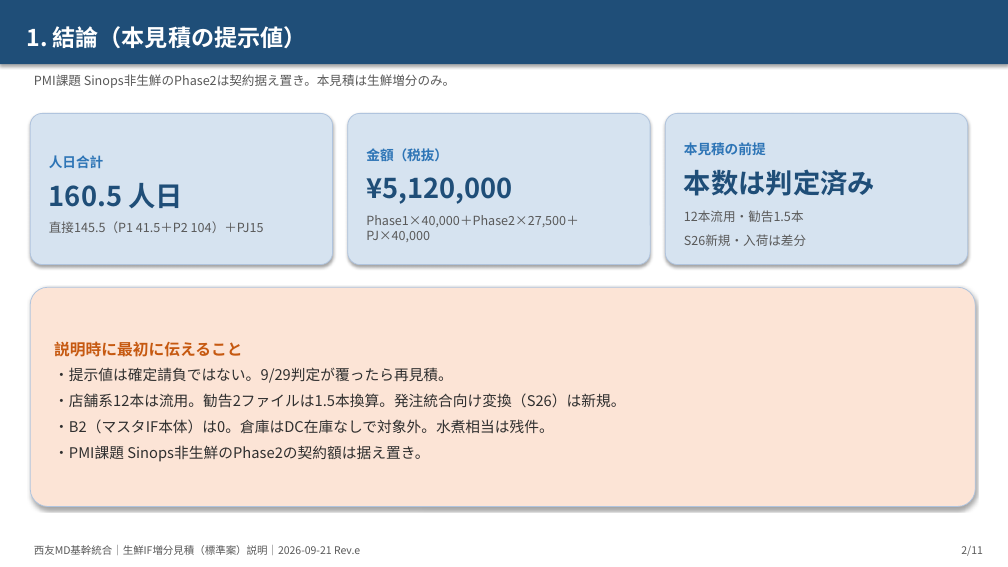
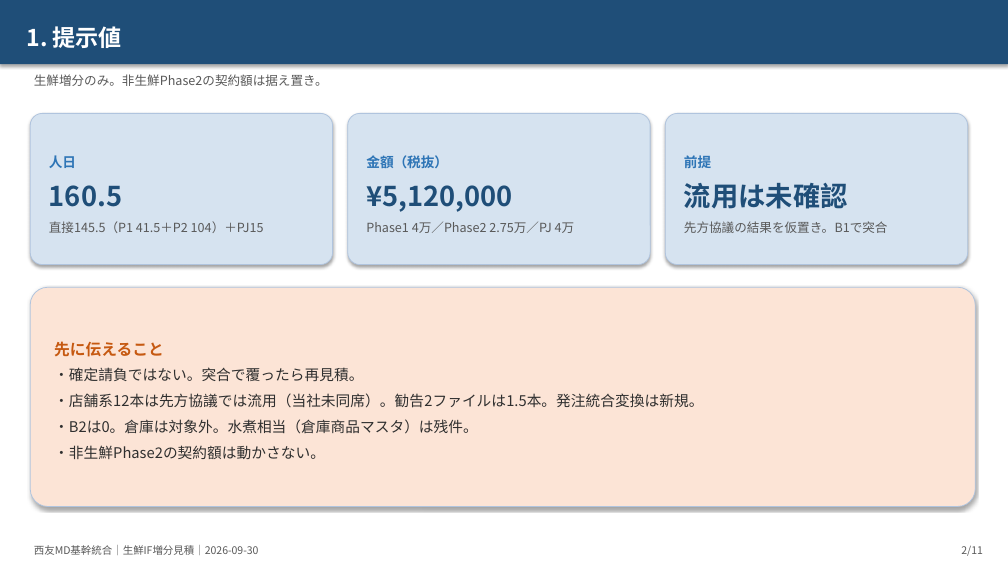
Before and after one commit to ZangPengshi-TREC/Zang_TreC, a slide deck: slide 2 of PMI/Sinops/phase2-detail-design/sources/20260921-生鮮IF増分見積/【説明】生鮮IF増分_標準案見積_リスク着眼_20260921.pptx. Drawn at 1008x567 pixels with LibreOffice and Linux fonts; fonts in the diff are those of the drawing. Boxes give left, top, right and bottom in pixels: in the first picture for what was removed or moved away, otherwise in the second. Text is boxed around its words. In the diff, an @@ line names an element or a change of style, - is before the commit and + after.

```diff
--- a/PMI/Sinops/phase2-detail-design/sources/20260921-生鮮IF増分見積/【説明】生鮮IF増分_標準案見積_リスク着眼_20260921.pptx
+++ b/PMI/Sinops/phase2-detail-design/sources/20260921-生鮮IF増分見積/【説明】生鮮IF増分_標準案見積_リスク着眼_20260921.pptx
@@ text in rectangle at <box>26,26,122,48</box>: text changed @@
-1. 結論（本見積の提示値）
+1. 提示値
@@ text at <box>34,74,328,86</box>: text changed @@
-PMI課題 Sinops非生鮮のPhase2は契約据え置き。本見積は生鮮増分のみ。
+生鮮増分のみ。非生鮮Phase2の契約額は据え置き。
@@ text in rounded rectangle at <box>49,155,122,207</box>: text changed @@
-人日合計
-160.5 人日
+人日
+160.5
@@ text in rounded rectangle at <box>684,155,888,233</box>: text changed @@
-本見積の前提
-本数は判定済み
-12本流用・勧告1.5本
-S26新規・入荷は差分
+前提
+流用は未確認
+先方協議の結果を仮置き。B1で突合
@@ text in rounded rectangle at <box>366,222,575,233</box>: text changed @@
-Phase1×40,000＋Phase2×27,500＋PJ×40,000
+Phase1 4万／Phase2 2.75万／PJ 4万
@@ text in rounded rectangle at <box>54,341,703,459</box>: text changed @@
-説明時に最初に伝えること
-・提示値は確定請負ではない。9/29判定が覆ったら再見積。
-・店舗系12本は流用。勧告2ファイルは1.5本換算。発注統合向け変換（S26）は新規。
-・B2（マスタIF本体）は0。倉庫はDC在庫なしで対象外。水煮相当は残件。
-・PMI課題 Sinops非生鮮のPhase2の契約額は据え置き。
+先に伝えること
+・確定請負ではない。突合で覆ったら再見積。
+・店舗系12本は先方協議では流用（当社未同席）。勧告2ファイルは1.5本。発注統合変換は新規。
+・B2は0。倉庫は対象外。水煮相当（倉庫商品マスタ）は残件。
+・非生鮮Phase2の契約額は動かさない。
@@ text at <box>34,545,259,555</box>: text changed @@
-西友MD基幹統合｜生鮮IF増分見積（標準案）説明｜2026-09-21 Rev.e
+西友MD基幹統合｜生鮮IF増分見積｜2026-09-30
```
Also in this commit, not shown: 10 other slides changed, 17 other files.
